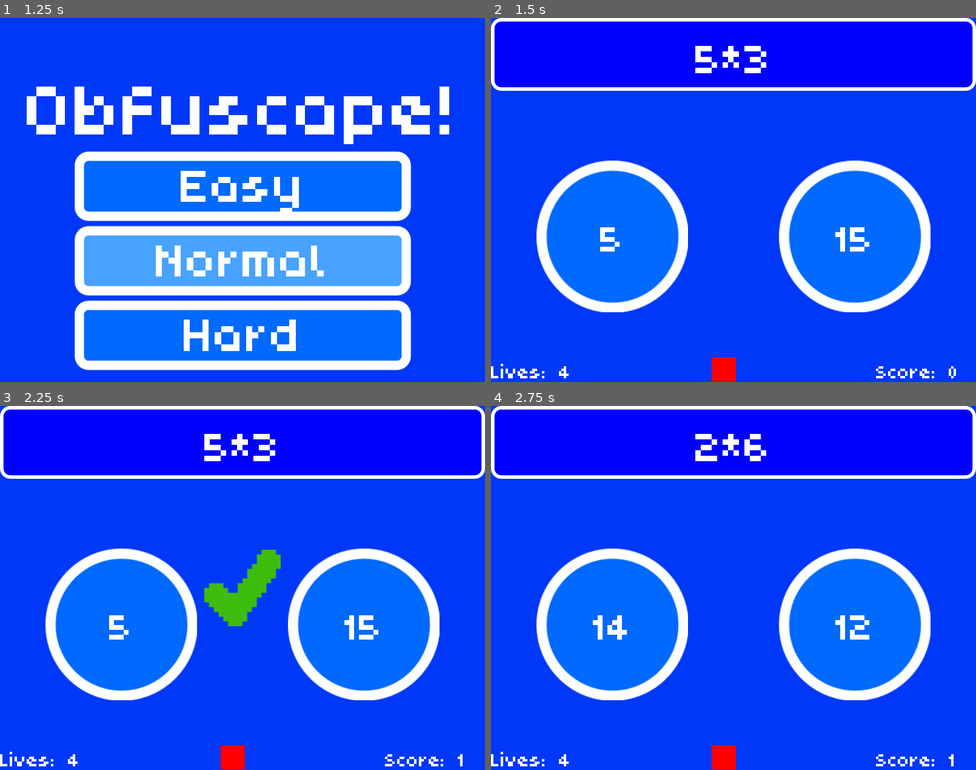
Above: before the commit, frames 1-4 (two rows, left to right).
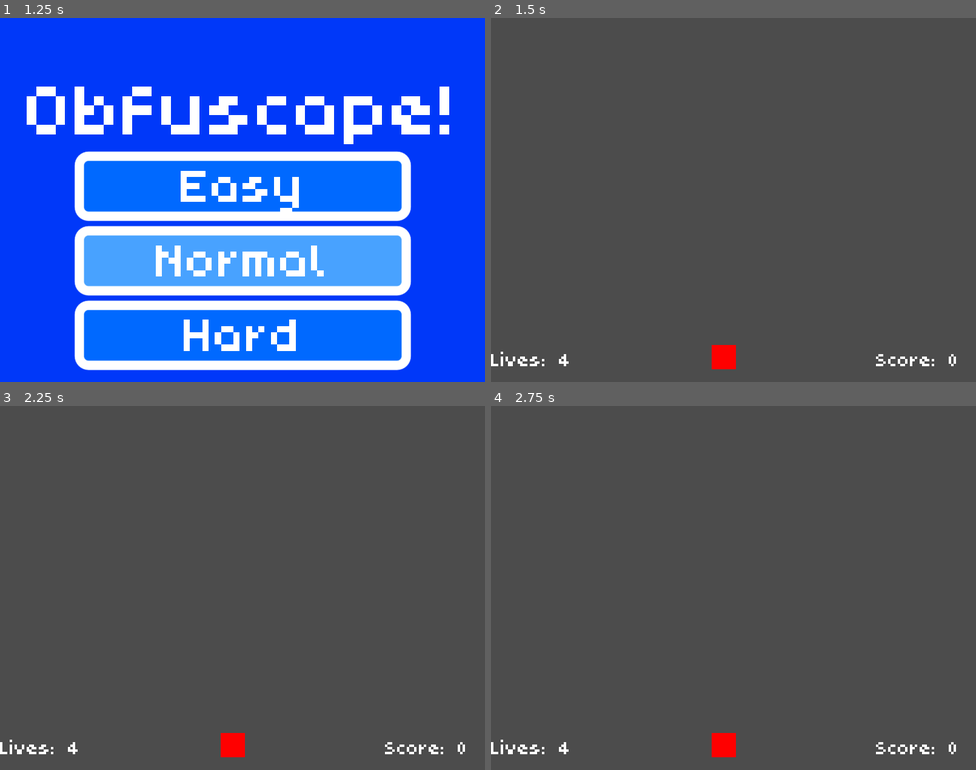
Above: after the commit, the same moments.

Repository: greenbas/obfuscape
Game: Godot game, scene res://Start Screen.tscn
Same seed, same stepped clock (60 frames per second), same inputs: the game is played once before the commit and once after it. Sound files missing from this copy of the repository are replaced by a short silence.
Inputs (mouse positions are in pixels of both pictures, inside the frame that each line leads up to):
- Up to frame 1 (1.25 s): click "Play!" at 0.5 s
- Up to frame 2 (1.5 s): click "Easy" at 1.25 s
- Up to frame 3 (2.25 s): click (121, 624) at 2 s, where only the run before the commit has a clickable "5"
- Up to frame 4 (2.75 s): no input

Frame 1 is identical in both runs. In frame 2, 100% of the frame differs, in the area x 0-100%, y 0-100%; in frame 3, 100%; in frame 4, 100%.
Error after the commit: Invalid set index 'timer_start_value' (on base: 'Node (globals.gd)') with value of type 'float'. (res://src/Main.gd:98)

Commit message:
made difficulty modes functional

Diff:
--- a/src/Elements/ModeSettingButton.tscn
+++ b/src/Elements/ModeSettingButton.tscn
@@ -6,8 +6,7 @@
 script/source = "tool
 extends SceneChangingButton
 
-
-export(globals.difficulty_modes) var mode_set: int = -1
+export(globals.difficulty_modes) var mode_set: int
 
 func _on_button_up():
 	globals.difficulty_mode = mode_set
--- a/src/Games/Arithmetic_Game/Arithmetic_query_gen.gd
+++ b/src/Games/Arithmetic_Game/Arithmetic_query_gen.gd
@@ -2,6 +2,19 @@
 
 enum {ADD,SUB,MUL,DIV}
 var operators = {ADD:'+',SUB:'-',MUL:'*',DIV:'/'}
+var difficulty_mode = globals.difficulty_mode
+var RANGE_LIMIT : int = -1
+
+func set_difficulty_range() -> void:
+	match globals.difficulty_mode:
+		globals.difficulty_modes.EASY:
+			RANGE_LIMIT = 1
+		globals.difficulty_modes.MEDIUM:
+			RANGE_LIMIT = 3
+		globals.difficulty_modes.HARD:
+			RANGE_LIMIT = 3
+
+
 
 func generate_false_answer(x : int) -> int:
 	var offset = rng.randi_range(0,19)
@@ -15,12 +28,13 @@
 	set_game_type(game_types.ARITHMETIC)
 
 func generate_query():
+	set_difficulty_range()
 	var op1 #first operand
 	var op2 #second operandro
 	var res #result
 	var false_res
 	rng.randomize()
-	var question_type : int = rng.randi_range(0,3)
+	var question_type : int = rng.randi_range(0,RANGE_LIMIT)
 	op1 = rng.randi_range(1,10)
 	op2 = rng.randi_range(1,10)
 	match question_type:
--- a/src/Main.gd
+++ b/src/Main.gd
@@ -1,4 +1,9 @@
 extends Node2D
+
+var STARTING_LIVES : int = -1
+var FLIP_FRICTION : int = -1
+var TIMER_MAX_VALUE : float = -1.0
+var TIMER_MIN_VALUE : float = -1.0
 
 onready var game_node = get_node("Game Layer/Game")
 onready var camera = get_node("Camera2D")
@@ -59,11 +64,24 @@
 	pass
 
 
+func init_starting_variables() -> void:
+	match globals.difficulty_mode:
+		globals.difficulty_modes.EASY:
+			STARTING_LIVES = 4
+			FLIP_FRICTION = 16
+			TIMER_MAX_VALUE = 4.0
+			TIMER_MIN_VALUE = 3.0
+		globals.difficulty_modes.MEDIUM:
+			STARTING_LIVES = 4
+			FLIP_FRICTION = 8
+			TIMER_MAX_VALUE = 3.0
+			TIMER_MIN_VALUE = 2.5
+		globals.difficulty_modes.HARD:
+			STARTING_LIVES = 1
+			FLIP_FRICTION = 4
+			TIMER_MAX_VALUE = 2.5
+			TIMER_MIN_VALUE = 1.5
 
-
-# Called every frame. 'delta' is the elapsed time since the previous frame.
-#func _process(delta):
-#	pass
 
 signal game_loaded()
 func _on_query_generated():
@@ -74,10 +92,12 @@
 
 func start_game():
 	if(!globals.in_game):
+		init_starting_variables()
 		globals.score = 0
-		globals.lives = 4
+		globals.lives = STARTING_LIVES
+		globals.timer_start_value = TIMER_MAX_VALUE
 		globals.in_game = true
-	var flag_changer = !bool(globals.rng.randi_range(0,7))
+	var flag_changer = !bool(globals.rng.randi_range(0,FLIP_FRICTION))
 	if(flag_changer):
 		globals.promptData.flip_desired_flag()
 	game_index = rng.randi_range(0,number_of_games - 1)
@@ -88,6 +108,8 @@
 func _on_Game_player_complete(result):
 	if(result):
 		globals.score += 1
+		if globals.score % 3 == 0 && globals.timer_start_value > TIMER_MIN_VALUE:
+			globals.timer_start_value -= 0.1
 		SFX.stream = correct_sfx
 		correct_icon.visible = true
 		SFX.play()
--- a/src/Main.tscn
+++ b/src/Main.tscn
@@ -51,9 +51,14 @@
 [node name="CanvasLayer" type="CanvasLayer" parent="."]
 layer = 100
 
-[node name="LivesLabel" type="Label" parent="CanvasLayer"]
+[node name="CanvasLayer" type="CanvasLayer" parent="CanvasLayer"]
+layer = 100
+offset = Vector2( 0, -20 )
+transform = Transform2D( 1, 0, 0, 1, 0, -20 )
+
+[node name="LivesLabel" type="Label" parent="CanvasLayer/CanvasLayer"]
 margin_top = 568.0
-margin_right = 112.0
+margin_right = 156.0
 margin_bottom = 600.0
 custom_fonts/font = SubResource( 1 )
 text = "Lives: %s"
@@ -62,7 +67,7 @@
 "_edit_use_anchors_": false
 }
 
-[node name="ScoreLabel" type="Label" parent="CanvasLayer"]
+[node name="ScoreLabel" type="Label" parent="CanvasLayer/CanvasLayer"]
 margin_left = 635.037
 margin_top = 568.0
 margin_right = 799.037
@@ -74,7 +79,7 @@
 "_edit_use_anchors_": false
 }
 
-[node name="DesiredFlagIndicator" type="ColorRect" parent="CanvasLayer"]
+[node name="DesiredFlagIndicator" type="ColorRect" parent="CanvasLayer/CanvasLayer"]
 anchor_right = 0.05
 anchor_bottom = 0.067
 margin_left = 363.867
Not shown: 1 places in src/Main.tscn that only renumber resources
